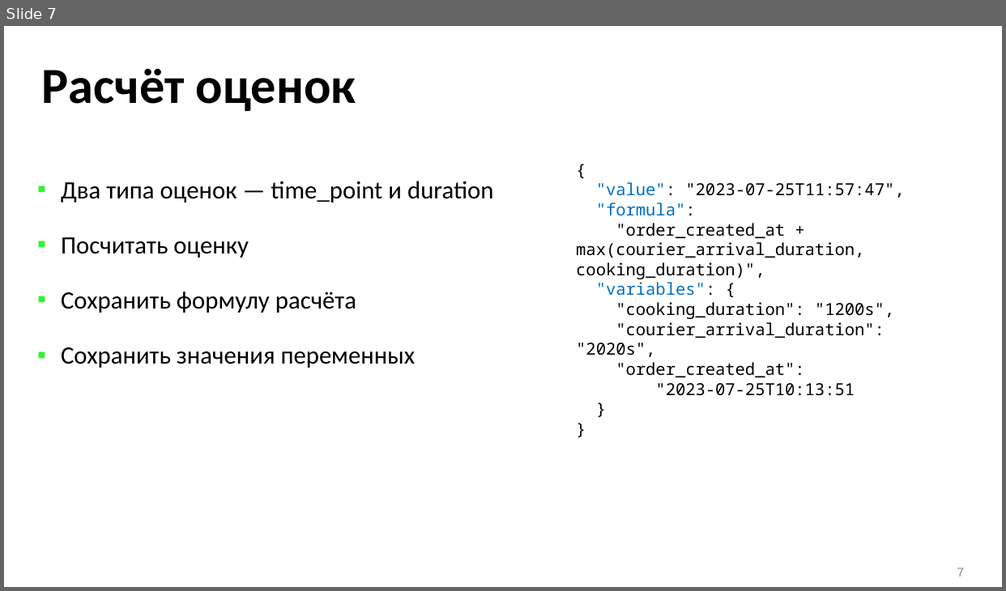
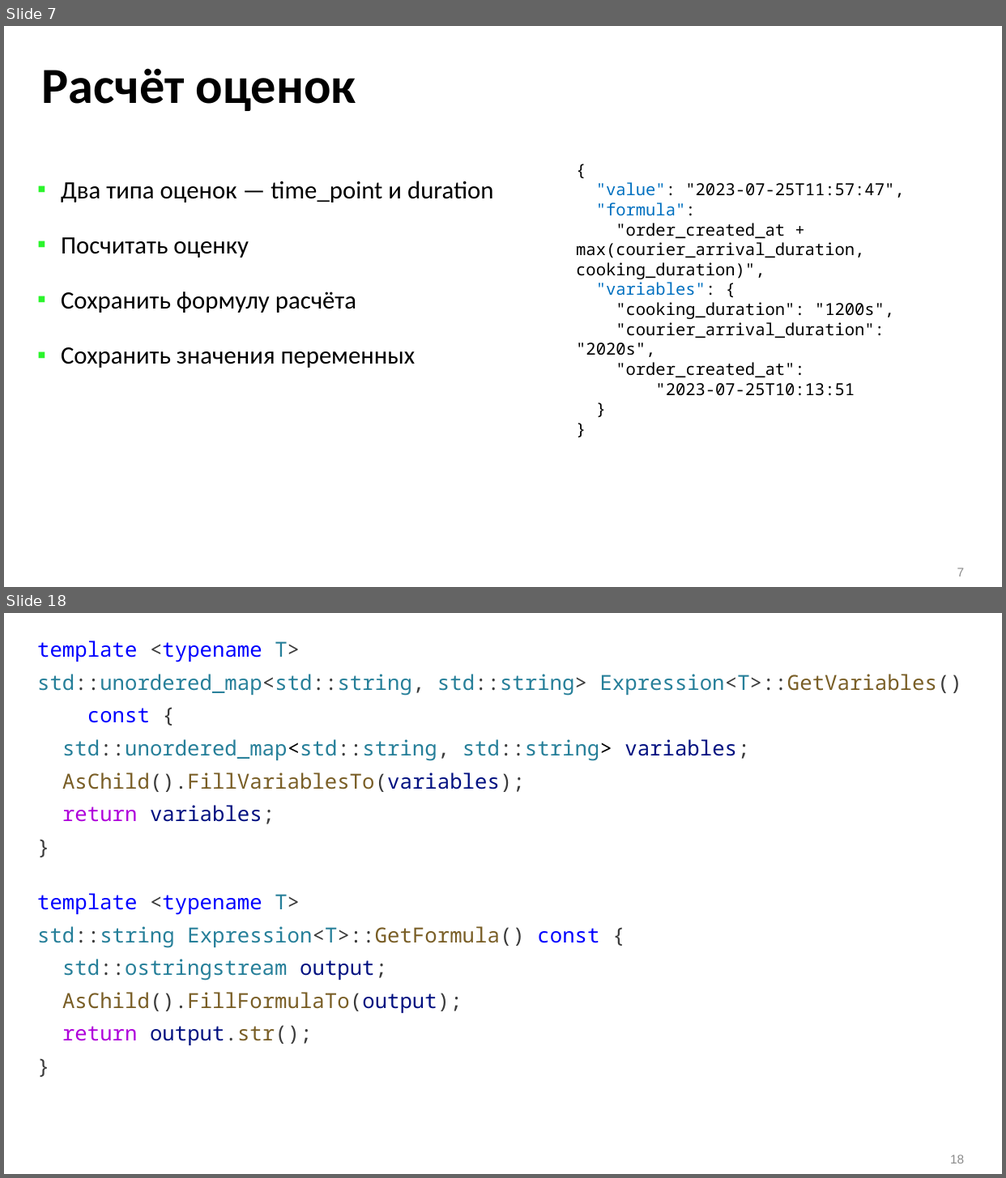
Before and after one commit to ishfb/zcc23, a slide deck: slides_new.pptx. Shown one above the other, each under a label of ours: slide 7 before the commit, slides 7 and 18 after it; the slides between them are not shown. The pictures are 1006x591 and 1006x1178 pixels, drawn with LibreOffice and Linux fonts; fonts in the diff are those of the drawing. Boxes give left, top, right and bottom in pixels: in the first picture for what was removed or moved away, otherwise in the second. Text is boxed around its words. In the diff, an @@ line names an element or a change of style, - is before the commit and + after.

```diff
--- a/slides_new.pptx
+++ b/slides_new.pptx
@@ slide 18 added at (4, 613, 1002, 1174), background #FFFFFF @@
@@ text added at (37, 641, 962, 1046), 20 pt, text #267F99 @@
+template <typename T>
+std::unordered_map<std::string, std::string> Expression<T>::GetVariables()
+const {
+std::unordered_map<std::string, std::string> variables;
+AsChild().FillVariablesTo(variables);
+return variables;
+}
+template <typename T>
+std::string Expression<T>::GetFormula() const {
+std::ostringstream output;
+AsChild().FillFormulaTo(output);
+return output.str();
+}
@@ page number added at (950, 1155, 964, 1164), 12 pt, text #8C8C8C @@
+18
```
Also in this commit, not shown: 2 slides changed, 14 other slides added.
